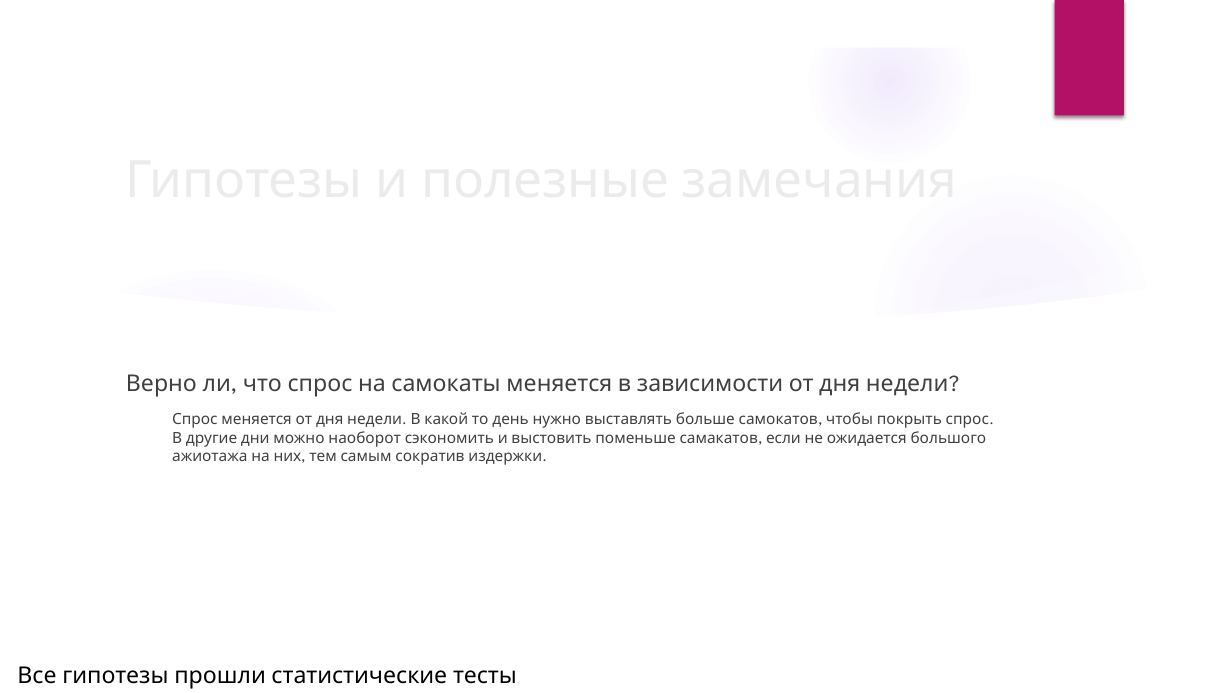
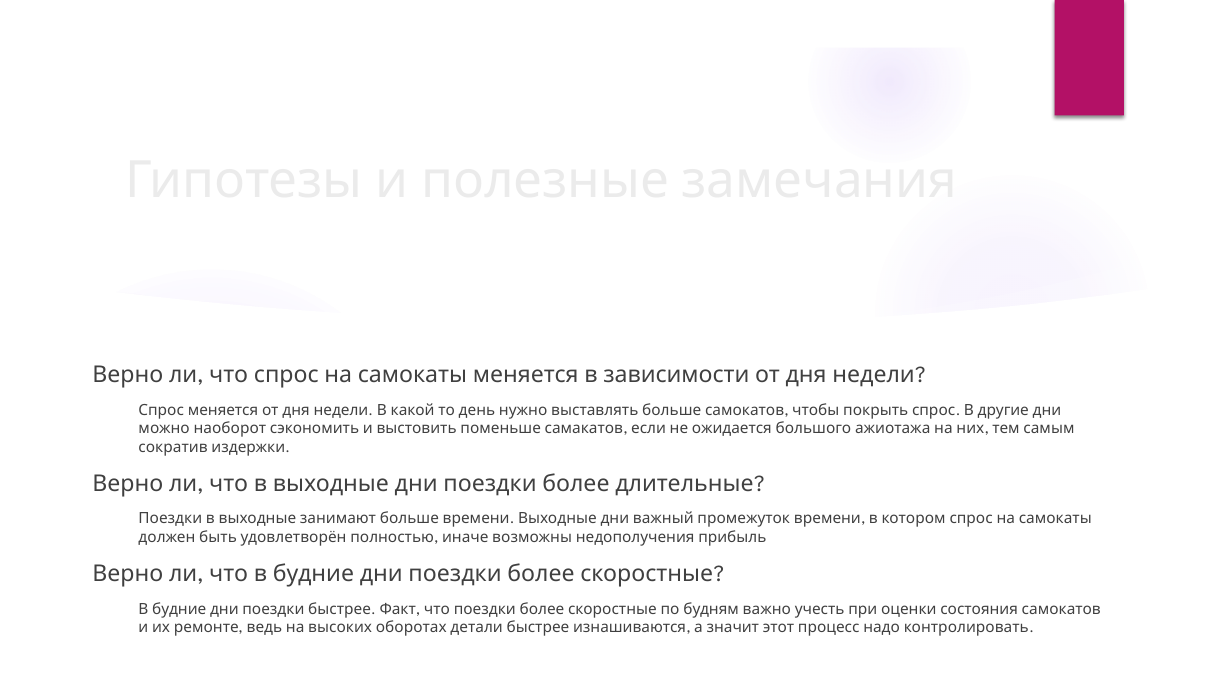
Before and after one commit to BlackkkMaster/ad_project_team16, a slide deck: slide 8 of Исследование спроса на самокаты.pptx. Drawn at 1232x693 pixels with LibreOffice and Linux fonts; fonts in the diff are those of the drawing; background and template pictures are left out. Boxes give left, top, right and bottom in pixels: in the first picture for what was removed or moved away, otherwise in the second. Text is boxed around its words. In the diff, an @@ line names an element or a change of style, - is before the commit and + after.

```diff
--- a/Исследование спроса на самокаты.pptx
+++ b/Исследование спроса на самокаты.pptx
@@ text "Верно ли, что спрос на ...": place and size @@
-text "Верно ли, что спрос на ..." at box(126, 374, 989, 465)
+text "Верно ли, что спрос на ..." at box(92, 365, 1101, 636)
@@ text at box(92, 473, 1101, 636): paragraphs added @@
+Верно ли, что в выходные дни поездки более длительные?
+  Поездки в выходные занимают больше времени. Выходные дни важный промежуток времени, в котором спрос на самокаты должен быть удовлетворён полностью, иначе возможны недополучения прибыль
+Верно ли, что в будние дни поездки более скоростные?
+  В будние дни поездки быстрее. Факт, что поездки более скоростные по будням важно учесть при оценки состояния самокатов и их ремонте, ведь на высоких оборотах детали быстрее изнашиваются, а значит этот процесс надо контролировать.
@@ text removed at box(17, 666, 517, 689) @@
-Все гипотезы прошли статистические тесты
```
Also in this commit, not shown: 4 other slides changed, 5 slides added, 7 slides removed, 1 other file.
